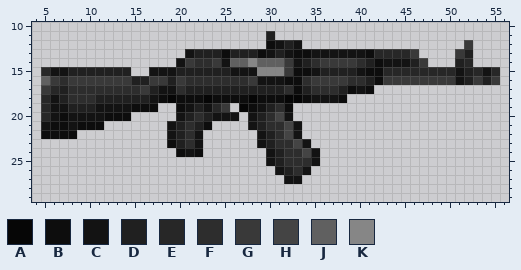
One commit to this pixel-art sprite: Resources/Textures/_Sunrise/Objects/Weapons/Guns/Rifles/akms/big.rsi/icon.png. Above, as it was before the edit.
The file is 64x32 pixels. Colours within 5 levels of each other are drawn and written as one. Shown: x 4..56, y 10..29.
Palette (. is transparent): A #060606  B #0d0d0d  C #131313  D #202020  E #272727  F #2d2d2d  G #393939  H #444444  J #606060  K #868686
Pixels before, first column x 5:
11 .........................D.........................
12 .........................BCDC..................G...
13 ................CDDDBDDDBCDCBBCCCCCCBEEEEG....GD...
14 ...............CGFFGCJJKJJJGCDFGGGGFDBCCCDG...DE...
15 ECCDDDDDDD..CCCDDDDDDCCCKKKGBBCDDDDCBBEEEEEEEECDECE
16 JGFGGGGGGGDDGGDGFFFFFFFGCCCBBFGGGGFFDBGGGGGGGGCDGDG
17 GEDFFFFFFFFGDCCFDDDDDDDDDDDFBDFFFDBCB..............
18 ECDFFFDDDDDDCBABBBABBBBABBBAABCCCB.................
19 ECCDDDCCCCBBB..BCDCEG.ABCDFB.......................
20 ECBCCCCBBB.....CDFDCCC.CDFHC.......................
21 CBBCBBB.......CDFDB....CDFFHC......................
22 BBBB..........CDFC......CDFHC......................
23 ..............BDFC......CDFFHC.....................
24 ...............BCB.......CDFFHC....................
25 .........................CDFFFC....................
26 ..........................CDFC.....................
27 ...........................CC......................
And afterwards:
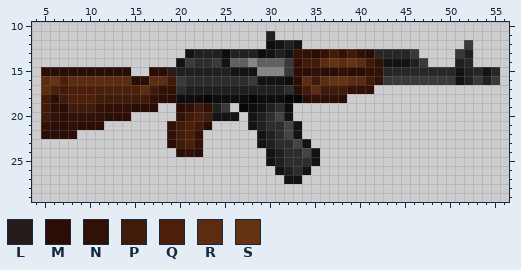
Colours new in this view: L #261d1b  M #2a0e05  N #321006  P #411b0a  Q #4d1f0b  R #5b2c0f  S #653311
Difference:
Changed rows in their new state; - is an unchanged pixel.
first column x 5:
13 ----------------------------NNMNPNPNM-
14 ----------------------------NPPRSRSRPN
15 MMMMMMMMMM--MML-------------MMNMMNMMNN
16 RSQRRRRRRRMMRRP-------------MRPRSSRRPN
17 RQPQQQQQQQQRPNN-------------MPRPPPNNN-
18 PMPQQQPPPPPPNMM--------------MNNNM----
19 PNMPPPNNNNMMM--MNPND------------------
20 PNMNNNNMMM-----NPQP-------------------
21 NMMNMMM-------NPQPM-------------------
22 MMMM----------NPQN--------------------
23 --------------MPQN--------------------
24 ---------------MNM--------------------
